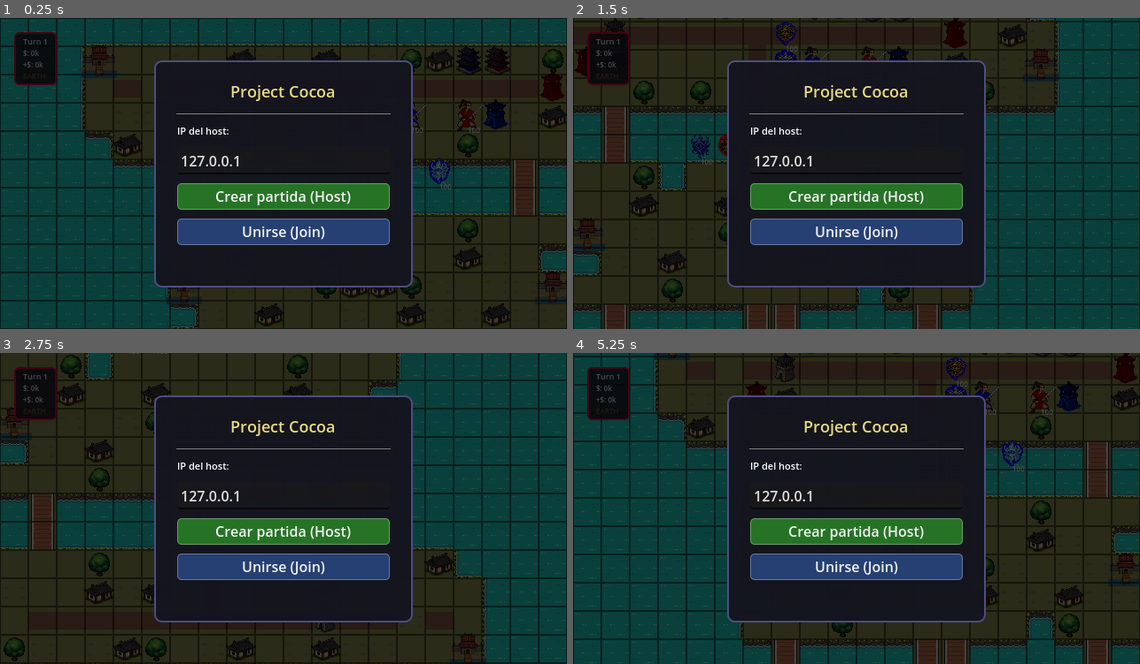
Above: before the commit, frames 1-4 (two rows, left to right).
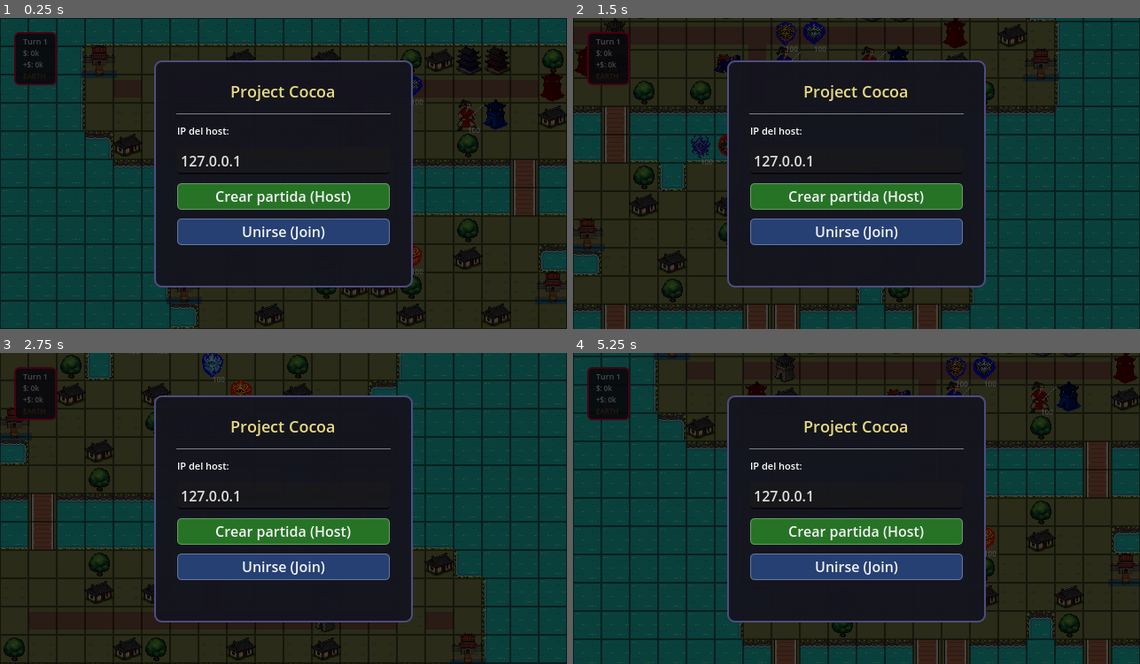
Above: after the commit, the same moments.

Repository: Rheticu/ProjectCocoa
Game: Godot game, scene res://scenes/Game.tscn
Two runs of this game, one before a commit and one after it. Both use one fixed random seed, a clock stepped at 60 frames per second and the inputs below. The engine's default icon, where the game draws it, is replaced by a stand-in: a white triangle on a blue panel in a dark square.
Inputs (mouse positions are in pixels of both pictures, inside the frame that each line leads up to):
- Up to frame 1 (0.25 s): no input
- Up to frame 2 (1.5 s): tap Enter (end_turn) at 0.5 s; move the mouse to (981, 157) at 0.52 s; press the mouse at (981, 157) at 0.53 s; hold Right (ui_right) 0.53-1.28 s; move the mouse to (743, 189) at 1.27 s; release the mouse at (743, 189) at 1.28 s; hold Down (ui_down) from 1.28 s (still down); right-click (743, 189) at 1.35 s
- Up to frame 3 (2.75 s): move the mouse to (340, 440) at 2.02 s; release Down (ui_down) at 2.03 s; hold Right (ui_right) from 2.03 s (still down); hold Enter (end_turn) from 2.03 s (still down)
- Up to frame 4 (5.25 s): tap Space at 2.75 s; move the mouse to (828, 570) at 2.77 s; release Right (ui_right) at 2.78 s; release Enter (end_turn) at 2.78 s; hold Up (ui_up) 2.78-3.53 s; tap Tab (toggle_shade_view) at 2.85 s; move the mouse to (1026, 555) at 3.52 s; press the mouse at (1026, 555) at 3.53 s; hold Left (ui_left) 3.53-5.03 s; move the mouse to (686, 461) at 4.27 s; release the mouse at (686, 461) at 4.28 s; right-click (686, 461) at 4.35 s; tap Enter (end_turn) at 5 s; move the mouse to (884, 508) at 5.02 s; hold Down (ui_down) from 5.03 s (still down); hold Enter (end_turn) from 5.03 s (still down)

The runs differ from the first frame. In frame 1, 0.4% of the frame differs, in the area x 72-80%, y 18-83%; in frame 2, 0.5%; in frame 3, 0.4%; in frame 4, 0.7%, in the area x 55-80%, y 1-66%.

Commit message:
Overwatch+Ambush ya funcionan bien???

Diff:
--- a/core/input_controller.gd
+++ b/core/input_controller.gd
@@ -279,32 +279,40 @@
 
 func on_ability_pressed(ability: String) -> void:
 	ui_layer.move_range_overlay.clear()
+	_pending_ability = ability
+
 	match ability:
 		"THRUST":
 			ui_layer.show_thrust_options(selection_system.selected_unit)
+
 		"BASH":
 			ui_layer.show_bash_options(selection_system.selected_unit)
+
 		"VOLLEY":
 			ui_layer.show_volley_options(selection_system.selected_unit)
+
 		"OVERWATCH":
-			action_system.queue_action(OverwatchAction.new(selection_system.selected_unit))
+			action_system.queue_action(
+				OverwatchAction.new(selection_system.selected_unit)
+			)
 			mode = Mode.IDLE
 			selection_system.deselect()
 			return
+
 		"DIVIDE":
 			var drone = selection_system.selected_unit as Drone
 			if drone:
 				ui_layer.show_divide_options(drone)
-			_pending_ability = "DIVIDE"
 			mode = Mode.TARGETING
 			return
+
 		_:
-			_pending_ability = ability
 			var shade = selection_system.selected_unit as Shade
 			if shade:
 				selection_system.show_ability_options(shade, ability)
 			mode = Mode.SHADE_ABILITY
 			return
+
 	mode = Mode.TARGETING
 
 func on_move_confirmed() -> void:
--- a/core/multiplayer_manager.gd
+++ b/core/multiplayer_manager.gd
@@ -160,7 +160,7 @@
 
 @rpc("authority", "reliable")
 func receive_initial_state_done(_data: Dictionary) -> void:
-	print("INITIAL STATE [player %d]:\n" % game_manager.local_player_id, state_hasher.compute_state_string())
+	#print("INITIAL STATE [player %d]:\n" % game_manager.local_player_id, state_hasher.compute_state_string())
 	fog_system.recalculate(player_id)
 	game_ready.emit()
 
@@ -203,7 +203,6 @@
 			var actor = game_manager.get_unit_by_id(d["actor_id"])
 			if not actor: return null
 			var action = MoveAction.new(actor, _unpack_path(d), d.get("is_wrapped", false))
-			action.skip_animation = d.get("triggered_by_overwatch", false)
 			return action
 
 		BaseAction.Type.ATTACK:
@@ -297,27 +296,11 @@
 			unit.unit_id = new_id
 			return
 
-func sync_ambush(moving_unit_id: int, stopped_pos: Vector2i, revealed_unit_id: int) -> void:
-	rpc("receive_ambush", moving_unit_id, stopped_pos.x, stopped_pos.y, revealed_unit_id)
-
-@rpc("any_peer", "reliable")
-func receive_ambush(moving_unit_id: int, stopped_x: int, stopped_y: int, revealed_unit_id: int) -> void:
-	var moving_unit = game_manager.get_unit_by_id(moving_unit_id)
-	var revealed_unit = game_manager.get_unit_by_id(revealed_unit_id)
-	if moving_unit:
-		moving_unit.grid_position = Vector2i(stopped_x, stopped_y)
-		moving_unit.state = Unit.State.MOVED
-		moving_unit.update_visual()
-	if revealed_unit:
-		revealed_unit.visible = true
-		revealed_unit.update_visual()
-	fog_system.recalculate(player_id)
-
 func send_checksum(action_name: String) -> void:
 	if not is_multiplayer_active():
 		return
 	var checksum = state_hasher.compute_checksum()
-	print("LOCAL STATE después de '%s':\n" % action_name, state_hasher.compute_state_string())
+	#print("LOCAL STATE después de '%s':\n" % action_name, state_hasher.compute_state_string())
 	rpc("receive_checksum", checksum, action_name)
 
 @rpc("any_peer", "reliable")
@@ -329,7 +312,7 @@
 	var local_checksum = state_hasher.compute_checksum()
 	if local_checksum != remote_checksum:
 		push_error("DESYNC después de '%s': local=%d remote=%d" % [action_name, local_checksum, remote_checksum])
-		print("DESYNC STATE:\n", state_hasher.compute_state_string())
+		#print("DESYNC STATE:\n", state_hasher.compute_state_string())
 	else:
 		return
 		#print("OK checksum después de '%s'" % action_name)
--- a/data/units/cannon_data.tres
+++ b/data/units/cannon_data.tres
@@ -8,7 +8,7 @@
 script = ExtResource("1_h3g2m")
 unit_type = "Cannon"
 movement_range = 4
-attack_range = 3
+attack_range = 4
 vision_range = 1
 attack = 50
 defense = 0
--- a/scenes/Maps/Map1.tscn
+++ b/scenes/Maps/Map1.tscn
@@ -14,7 +14,9 @@
 [ext_resource type="PackedScene" uid="uid://cph1iqfjco8q" path="res://scenes/units/Shade.tscn" id="10_g7utu"]
 [ext_resource type="Texture2D" uid="uid://ci0w1pppy5wlf" path="res://art/buildings/HQ/HQ_Red.png" id="10_iw16c"]
 [ext_resource type="Texture2D" uid="uid://dltmmbypolan6" path="res://art/units/Sword/Sword1_Blue.png" id="10_s4aev"]
+[ext_resource type="Resource" uid="uid://kc6p0ij8gsd8" path="res://data/units/cannon_data.tres" id="11_1tjnf"]
 [ext_resource type="Resource" uid="uid://pu4shykaiycb" path="res://data/units/shade_fire_data.tres" id="11_s4aev"]
+[ext_resource type="Texture2D" uid="uid://deg6jkglk5g2o" path="res://art/units/Cannon/Cannon1_Blue.png" id="12_h05hs"]
 [ext_resource type="Resource" uid="uid://dlwa7ab07pq1a" path="res://data/units/shade_wood_data.tres" id="12_md4sb"]
 [ext_resource type="Texture2D" uid="uid://b317sv37nyvo" path="res://art/buildings/Barracks/Barracks_Red.png" id="13_83t8w"]
 [ext_resource type="Texture2D" uid="uid://dhdlptok2byd6" path="res://art/units/Wood_Shade/wood_shade_blue.png" id="13_mg4i6"]
@@ -205,11 +207,18 @@
 texture = ExtResource("9_83t8w")
 
 [node name="Unit2" parent="Units" instance=ExtResource("2_fp56n")]
-position = Vector2(464, 112)
+position = Vector2(432, 112)
 data = ExtResource("8_k24gi")
 
 [node name="Sprite2D" parent="Units/Unit2" index="0"]
 texture = ExtResource("10_s4aev")
+
+[node name="Unit3" parent="Units" instance=ExtResource("2_fp56n")]
+position = Vector2(368, 112)
+data = ExtResource("11_1tjnf")
+
+[node name="Sprite2D" parent="Units/Unit3" index="0"]
+texture = ExtResource("12_h05hs")
 
 [node name="Shade" parent="Units" instance=ExtResource("10_g7utu")]
 position = Vector2(432, 80)
@@ -219,14 +228,14 @@
 texture = ExtResource("13_mg4i6")
 
 [node name="Shade2" parent="Units" instance=ExtResource("10_g7utu")]
-position = Vector2(432, 112)
+position = Vector2(464, 80)
 data = ExtResource("14_k24gi")
 
 [node name="Sprite2D" parent="Units/Shade2" index="0"]
 texture = ExtResource("15_d8fes")
 
 [node name="Shade3" parent="Units" instance=ExtResource("10_g7utu")]
-position = Vector2(496, 176)
+position = Vector2(432, 240)
 data = ExtResource("16_oahdw")
 
 [node name="Sprite2D" parent="Units/Shade3" index="0"]
@@ -241,7 +250,7 @@
 texture = ExtResource("15_mg4i6")
 
 [node name="Shade5" parent="Units" instance=ExtResource("10_g7utu")]
-position = Vector2(400, 144)
+position = Vector2(464, 272)
 team = 2
 data = ExtResource("11_s4aev")
 
@@ -517,6 +526,7 @@
 
 [editable path="Units/Unit15"]
 [editable path="Units/Unit2"]
+[editable path="Units/Unit3"]
 [editable path="Units/Shade"]
 [editable path="Units/Shade2"]
 [editable path="Units/Shade3"]
--- a/ui/ui_layer.gd
+++ b/ui/ui_layer.gd
@@ -13,8 +13,10 @@
 var _current_bash_direction: Vector2i = Vector2i.ZERO
 var _volley_center: Vector2i = Vector2i(-1,-1)
 var _divide_tiles: Array[Vector2i] = []
+var _divide_hover_tile: Vector2i = Vector2i(-999, -999)
 var _cursor_path: Array[Vector2i] = []
 var _is_tracing: bool = false
+var _saved_move_path: Array[Vector2i] = []
 
 # Sistemas — sin cambios
 @onready var game_manager      = $"../GameManager"
@@ -268,7 +270,10 @@
 func show_divide_options(drone: Drone) -> void:
 	attack_range_overlay.clear()
 	_divide_tiles.clear()
+	_divide_hover_tile = Vector2i(-999, -999)
+
 	var dirs = [Vector2i.UP, Vector2i.DOWN, Vector2i.LEFT, Vector2i.RIGHT]
+
 	for dir in dirs:
 		var pos = drone.grid_position + dir
 		if grid_system.is_in_bounds(pos) and game_manager.get_unit_at(pos, true) == null:
@@ -281,6 +286,7 @@
 	input_controller.lock()
 	move_range_overlay.clear()
 	var saved_path = path.duplicate()
+	_saved_move_path = saved_path
 	if is_remote and unit.team != game_manager.local_player_id:
 		if unit.marked_turns > 0:
 			if unit.is_shade():
@@ -313,7 +319,6 @@
 		if multiplayer_manager.is_network_connected and not is_remote:
 			var action = MoveAction.new(unit, saved_path)
 			var dict = multiplayer_manager.serialize_action(action)
-			dict["triggered_by_overwatch"] = true
 			multiplayer_manager.send_action(dict)
 		return
 	action_system.move_confirmed.emit(unit)
@@ -385,7 +390,7 @@
 	target.update_visual()
 	_overwatch_resolved.emit()
 
-func _on_ambush_triggered(moving_unit: Unit, hidden_unit: Unit, _tile: Vector2i) -> void:
+func _on_ambush_triggered(moving_unit: Unit, _hidden_unit: Unit, _tile: Vector2i) -> void:
 	_ambush_activated = true
 	if _movement_tween:
 		_movement_tween.kill()
@@ -396,12 +401,16 @@
 	input_controller.mode = InputController.Mode.IDLE
 	selection_system.deselect()
 	fog_system.recalculate(game_manager.local_player_id)
-	if multiplayer_manager.is_network_connected:
-		multiplayer_manager.sync_ambush(
-			moving_unit.unit_id,
-			moving_unit.grid_position,
-			hidden_unit.unit_id
-		)
+	if multiplayer_manager.is_network_connected and not action_system._executing_remote:
+		var truncated_path: Array[Vector2i] = []
+		for p in _saved_move_path:
+			truncated_path.append(p)
+			if p == moving_unit.grid_position:
+				break
+		var action = MoveAction.new(moving_unit, truncated_path)
+		var dict = multiplayer_manager.serialize_action(action)
+		multiplayer_manager.send_action(dict)
+		_saved_move_path.clear()
 
 func _show_ambush_effect(world_pos: Vector2) -> void:
 	var exclaim = Sprite2D.new()
@@ -515,6 +524,19 @@
 					if t and t.team != selection_system.selected_unit.team and t.visible:
 						t.get_node("Sprite2D").modulate = Color(2, 0.5, 0.5)
 
+	if input_controller.mode == InputController.Mode.TARGETING and input_controller._pending_ability == "DIVIDE":
+		if grid_pos != _divide_hover_tile:
+			_divide_hover_tile = grid_pos
+
+			# Restaurar overlay base
+			attack_range_overlay.clear()
+			for pos in _divide_tiles:
+				attack_range_overlay.set_cell(pos, 0, Vector2i(0, 0))
+
+			# Pintar tile hover en amarillo
+			if grid_pos in _divide_tiles:
+				attack_range_overlay.set_cell(grid_pos, 1, Vector2i(0, 0))
+
 func _update_movement_arrow(cursor_pos: Vector2i) -> void:
 	if input_controller._locked:
 		movement_arrow.clear_points()
Not shown: 1 places in scenes/Maps/Map1.tscn that only renumber resources
